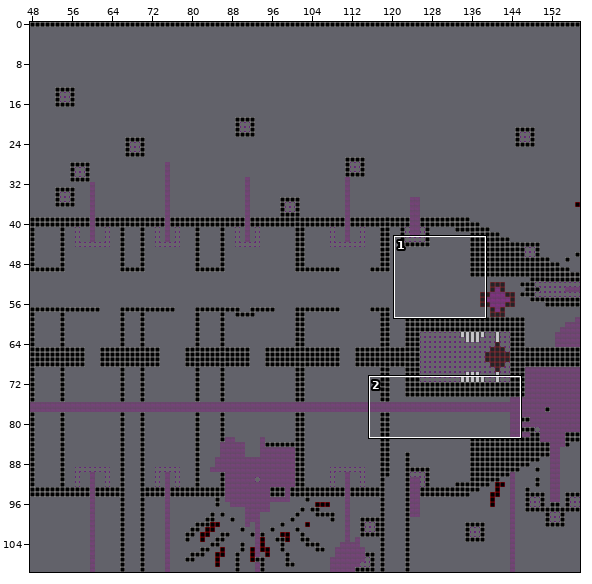
Level history. Tiled map: core/assets/level2.tmx. Above: a wide view before the commit, with the close-up outlined.
Close-up. The starting point:
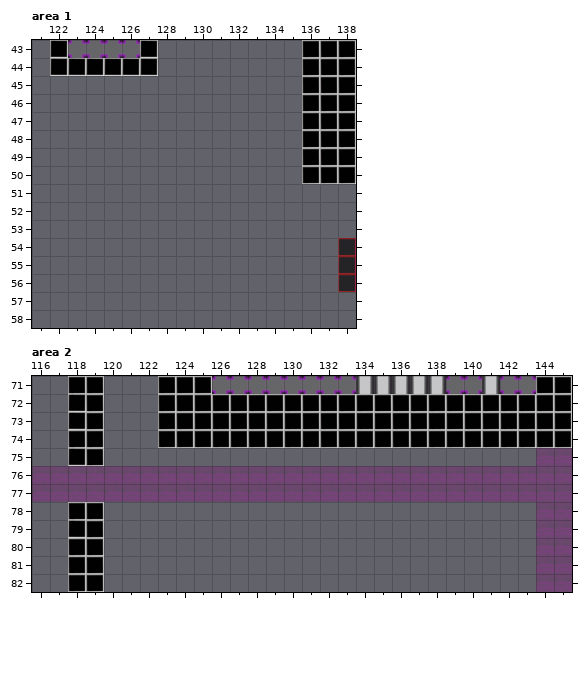
Cells are 32x32 px. Shown: area 1 x 121..138, y 43..58; area 2 x 116..145, y 71..82. The commit also changed other parts of the map, which this record leaves out.
The result:
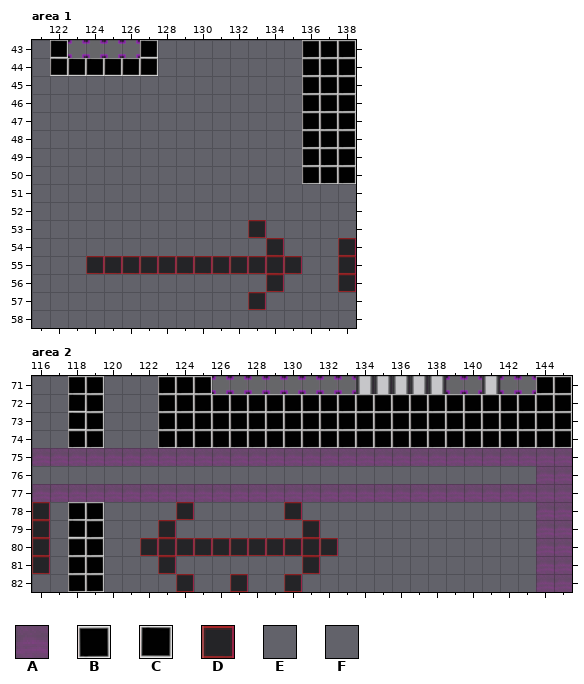
Key: from "cubes": A 0, B 2 flipped left-right, C 2 turned 180, D 3; from "directionPlacer": E 2, F 2 turned 180.
_ is an empty cell, # one hidden under a higher layer.
See-through tiles are keyed as they look on the map.
Change:
Layer "MEME", area 1:
y 53: x 133 _ -> D
y 54: x 134 _ -> D
y 55: x 124..135 ____________ -> DDDDDDDDDDDD
y 56: x 134 _ -> D
y 57: x 133 _ -> D
Layer "turret" (now hidden), area 1:
y 55: x 130 F -> _; x 132 E -> _
Layer "MEME", area 2:
y 75: x 116..143 __##________________________ -> AAAAAAAAAAAAAAAAAAAAAAAAAAAA
y 76: x 116..143 AAAAAAAAAAAAAAAAAAAAAAAAAAAA -> ____________________________
y 78: x 116 _ -> D; x 124 _ -> D; x 130 _ -> D
y 79: x 116 _ -> D; x 123 _ -> D; x 131 _ -> D
y 80: x 116 _ -> D; x 122..132 ___________ -> DDDDDDDDDDD
y 81: x 116 _ -> D; x 123 _ -> D; x 131 _ -> D
y 82: x 124 _ -> D; x 127 _ -> D; x 130 _ -> D
Layer "object", area 2:
y 75: x 118..119 CB -> __
Boxes around the changes in both close-ups, in picture pixels (x1, y1, x2, y2):
changed: (86, 220, 302, 310)
changed: (32, 448, 536, 484)
added: (32, 502, 50, 574)
added: (140, 502, 338, 592)
